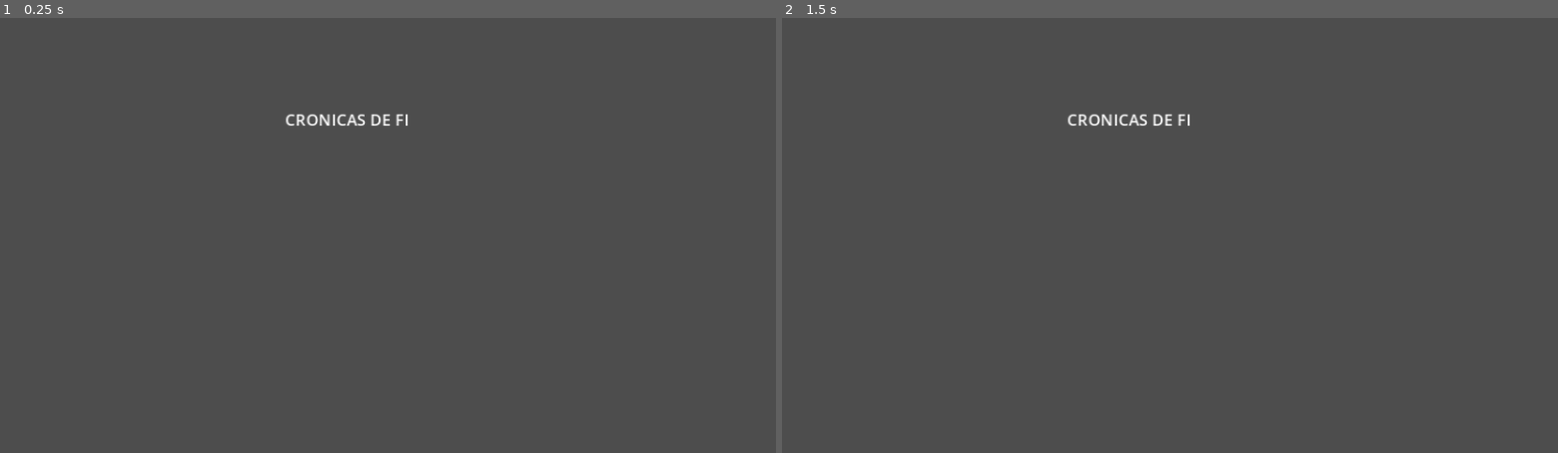
Above: before the commit, frames 1-2 (left to right).
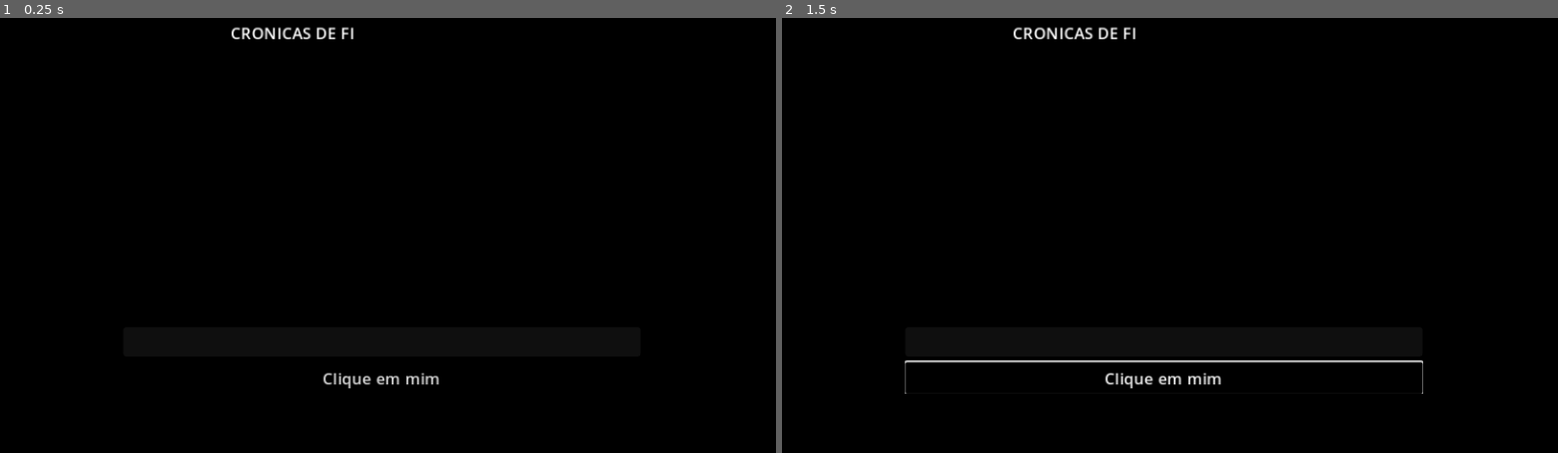
Above: after the commit, the same moments.

Repository: MarcusVinici271/pa_interactive_fiction
Game: Godot game, scene res://GameManager.tscn
Same seed, same stepped clock (60 frames per second), same inputs: the game is played once before the commit and once after it.
Inputs (mouse positions are in pixels of both pictures, inside the frame that each line leads up to):
- Up to frame 1 (0.25 s): no input
- Up to frame 2 (1.5 s): click (1162, 379) at 0.5 s, where only the run after the commit has a clickable "Clique em mim"; click (1162, 379) at 1.25 s, where only the run after the commit has a clickable "Clique em mim"

The runs differ from the first frame. In frame 1, 100% of the frame differs, in the area x 0-100%, y 0-100%; in frame 2, 100%.

Commit message:
atualização 31/10/2025

Diff:
--- a/GameManager.tscn
+++ b/GameManager.tscn
@@ -1,30 +1,34 @@
-[gd_scene load_steps=2 format=3 uid="uid://c6mnkysrpypgd"]
+[gd_scene load_steps=3 format=3 uid="uid://c6mnkysrpypgd"]
 
 [ext_resource type="Script" uid="uid://bk8abud6qsn3b" path="res://mapa_salas.gd" id="1_p13vs"]
+
+[sub_resource type="Theme" id="Theme_p13vs"]
 
 [node name="GameManager" type="Control"]
 layout_mode = 3
 anchor_right = 0.82600003
 anchor_bottom = 1.0
-offset_left = 6.0
-offset_right = -0.552063
+offset_left = 8.0
+offset_top = 12.0
+offset_right = -41.552063
+offset_bottom = -47.0
+theme = SubResource("Theme_p13vs")
 script = ExtResource("1_p13vs")
 
 [node name="VBoxContainer" type="VBoxContainer" parent="."]
 clip_contents = true
-custom_minimum_size = Vector2(600, 600)
 layout_mode = 1
 anchors_preset = -1
-anchor_right = 0.82100004
-anchor_bottom = 0.89500004
-offset_left = 176.0
-offset_top = 24.0
-offset_right = -190.64111
-offset_bottom = -185.97504
+anchor_right = 1.1500001
+anchor_bottom = 1.179
+offset_left = 114.0
+offset_top = -9.0
+offset_right = -45.950073
+offset_bottom = -103.43103
 alignment = 1
 
 [node name="TextoPrincipal" type="RichTextLabel" parent="VBoxContainer"]
-custom_minimum_size = Vector2(400, 400)
+custom_minimum_size = Vector2(300, 300)
 layout_mode = 2
 size_flags_horizontal = 4
 size_flags_vertical = 4
--- a/project.godot
+++ b/project.godot
@@ -17,6 +17,7 @@
 config/name="Cronicas_FI"
 run/main_scene="uid://c6mnkysrpypgd"
 config/features=PackedStringArray("4.5", "GL Compatibility")
+boot_splash/bg_color=Color(0, 0, 0, 1)
 config/icon="res://icon.svg"
 
 [display]
@@ -30,3 +31,4 @@
 renderer/rendering_method="gl_compatibility"
 renderer/rendering_method.mobile="gl_compatibility"
 textures/vram_compression/import_etc2_astc=true
+environment/defaults/default_clear_color=Color(0, 0, 0, 1)
